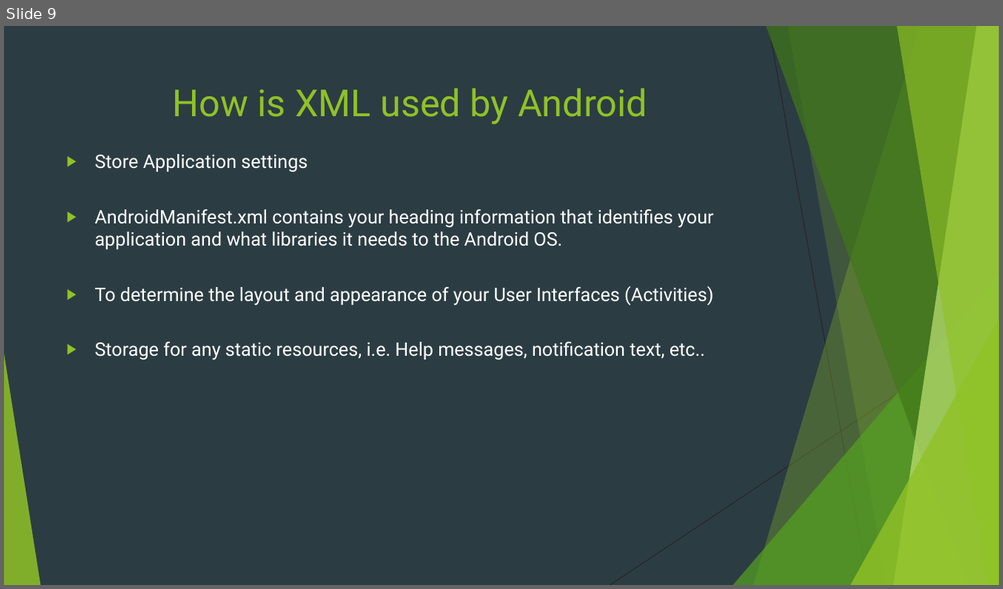
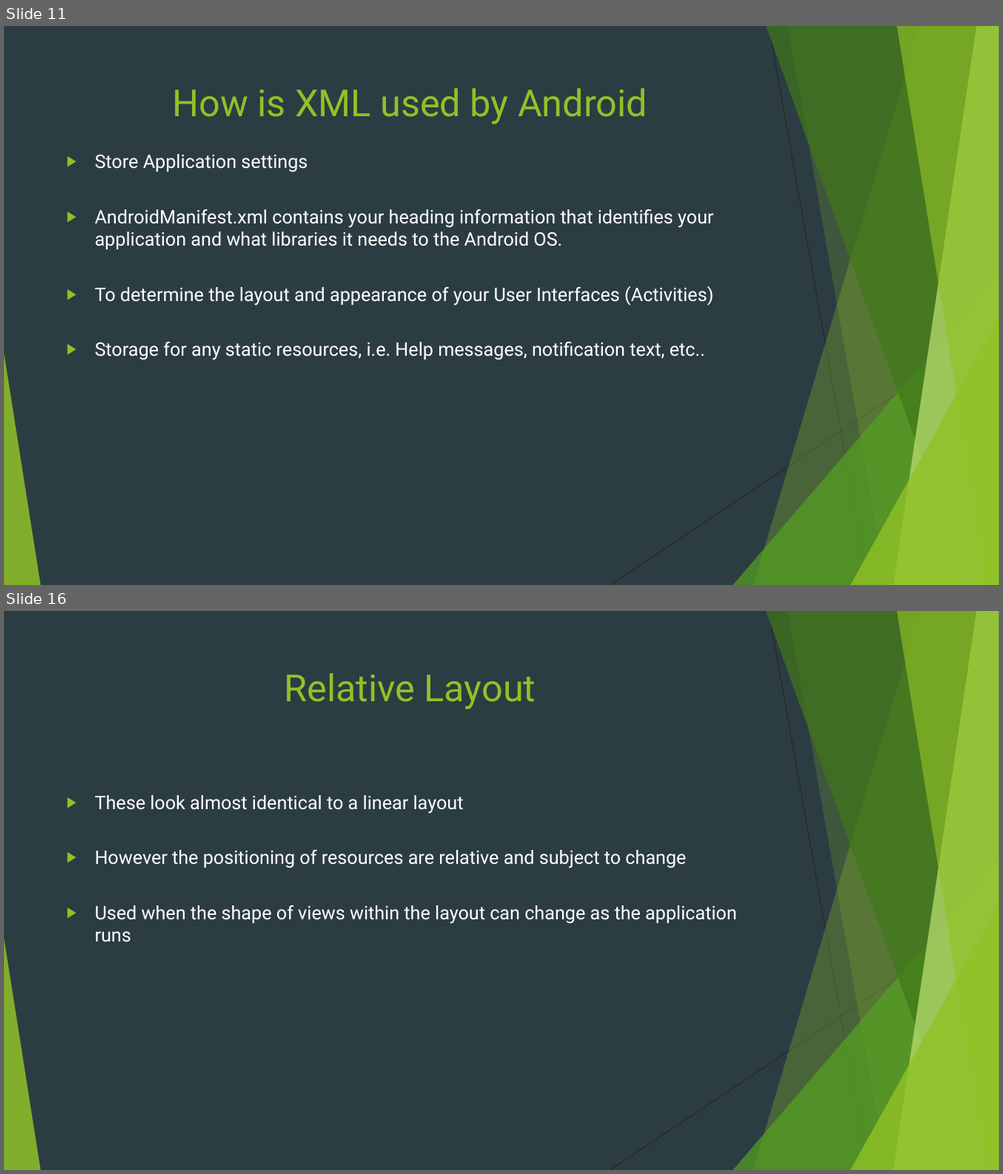
Before and after one commit to Sylvia-Olliff/XML-class, a slide deck: XML for Android.pptx. Shown one above the other, each under a label of ours: slide 9 before the commit, slides 11 and 16 after it; the slides between them are not shown. The pictures are 1003x589 and 1003x1174 pixels, drawn with LibreOffice and Linux fonts; fonts in the diff are those of the drawing. Boxes give left, top, right and bottom in pixels: in the first picture for what was removed or moved away, otherwise in the second. Text is boxed around its words. In the diff, an @@ line names an element or a change of style, - is before the commit and + after.

```diff
--- a/XML for Android.pptx
+++ b/XML for Android.pptx
@@ slide 16 added at [4,611,999,1170], background #2C3C43; not listed: 10 template elements that a slide beside it also shows @@
@@ title added at [284,673,536,709], 36 pt, text #90C226 @@
+Relative Layout
@@ text added at [95,795,737,943], 18 pt, text #FFFFFF @@
+▶ These look almost identical to a linear layout
+▶ However the positioning of resources are relative and subject to change
+▶ Used when the shape of views within the layout can change as the application runs
@@ what was slide 9 is now slide 11 @@
```
Also in this commit, not shown: 3 slides changed, 7 other slides added.
